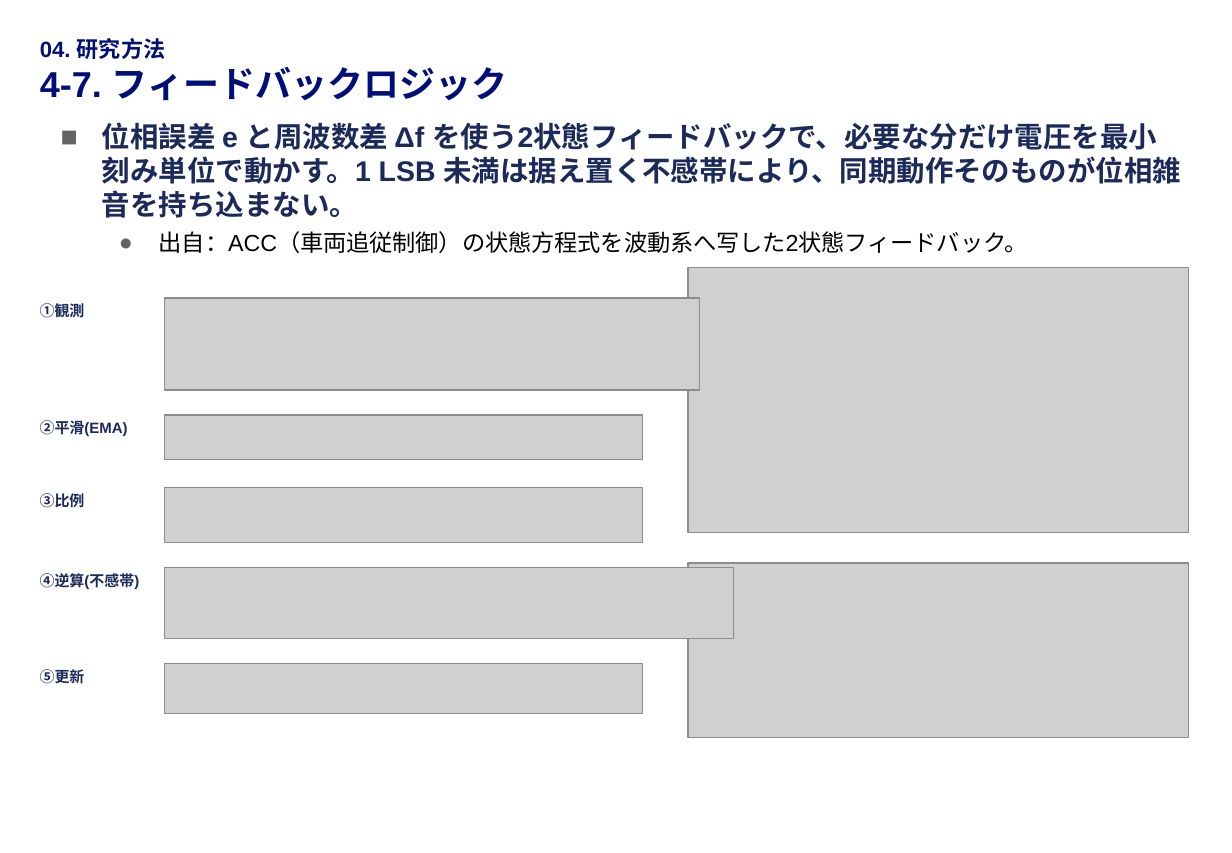
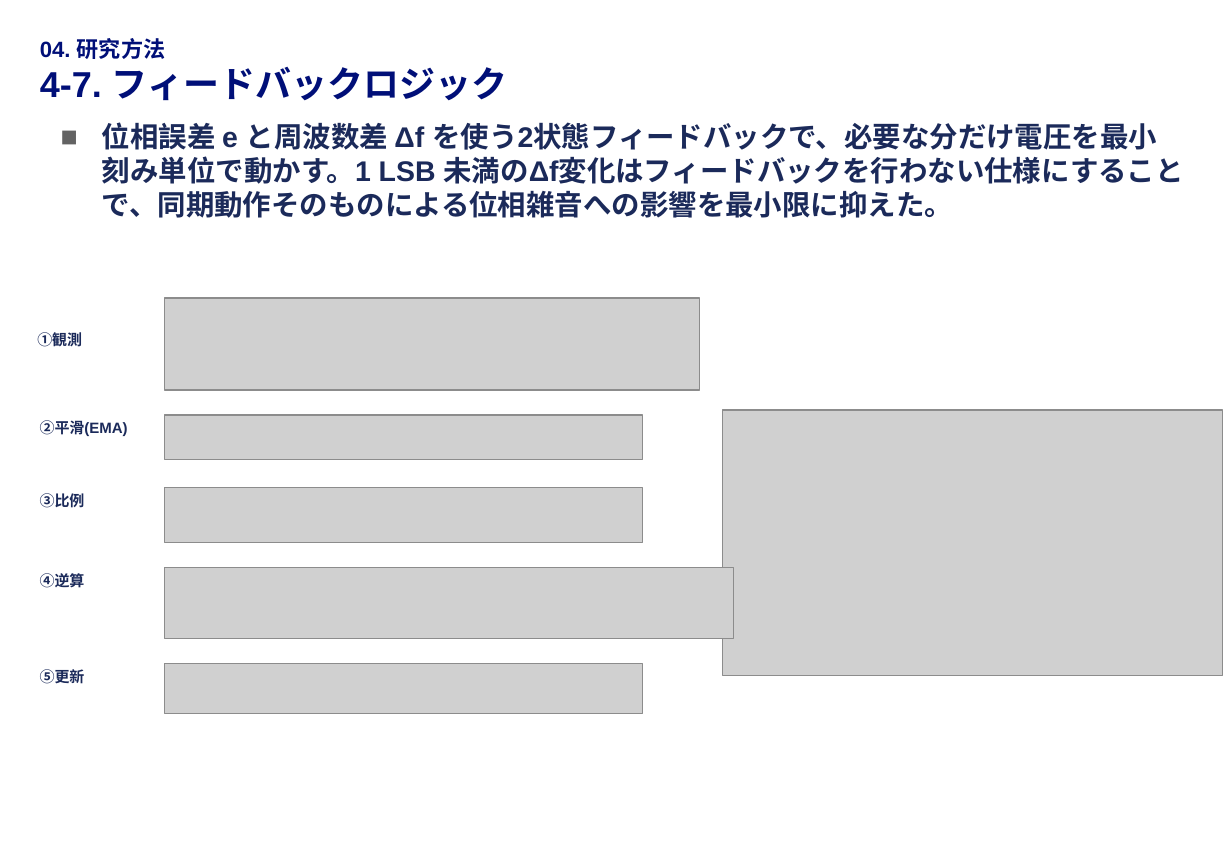
Before and after one commit to Harushirof/master_research, a slide deck: slide 13 of presentations/mid_term_202606/04_slides_draft/中間発表_スライド_v5.pptx. Drawn at 1232x853 pixels with LibreOffice and Linux fonts; fonts in the diff are those of the drawing; grey boxes stand for pictures; background and template pictures are left out. Boxes give left, top, right and bottom in pixels: in the first picture for what was removed or moved away, otherwise in the second. Text is boxed around its words. In the diff, an @@ line names an element or a change of style, - is before the commit and + after.

```diff
--- a/presentations/mid_term_202606/04_slides_draft/中間発表_スライド_v5.pptx
+++ b/presentations/mid_term_202606/04_slides_draft/中間発表_スライド_v5.pptx
@@ text at (102,122,1184,218): text changed @@
-■ 位相誤差 e と周波数差 Δf を使う2状態フィードバックで、必要な分だけ電圧を最小刻み単位で動かす。1 LSB 未満は据え置く不感帯により、同期動作そのものが位相雑音を持ち込まない。
-  ● 出自：ACC（車両追従制御）の状態方程式を波動系へ写した2状態フィードバック。
+■ 位相誤差 e と周波数差 Δf を使う2状態フィードバックで、必要な分だけ電圧を最小刻み単位で動かす。1 LSB 未満のΔf変化はフィードバックを行わない仕様にすることで、同期動作そのものによる位相雑音への影響を最小限に抑えた。
@@ text "①観測": place and size @@
-text "①観測" at (40,303,85,318)
+text "①観測" at (37,332,82,347)
@@ picture: place and size @@
-picture at (688,267,1189,532)
+picture at (722,411,1223,676)
@@ picture removed at (688,563,1189,737) @@
@@ text at (40,573,85,588): text changed @@
-④逆算(不感帯)
+④逆算
```
Also in this commit, not shown: 10 other slides changed, 8 other files.
